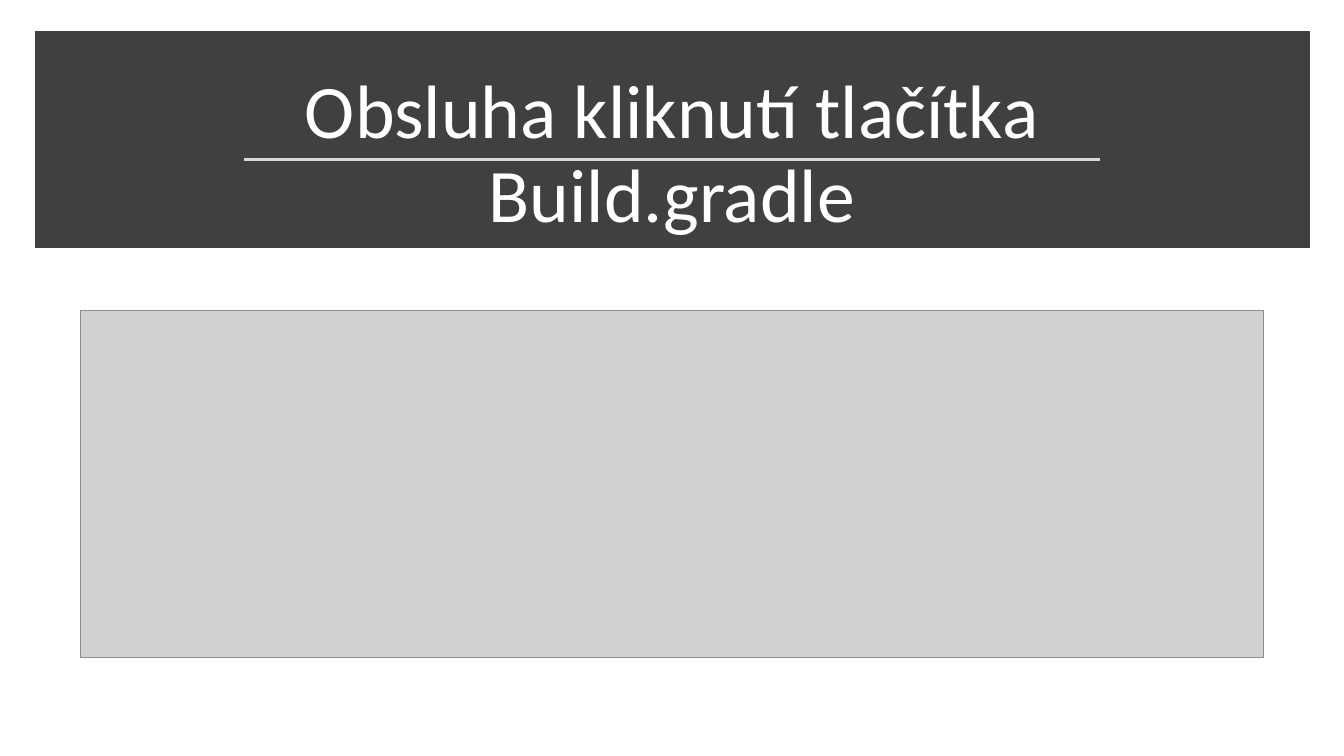
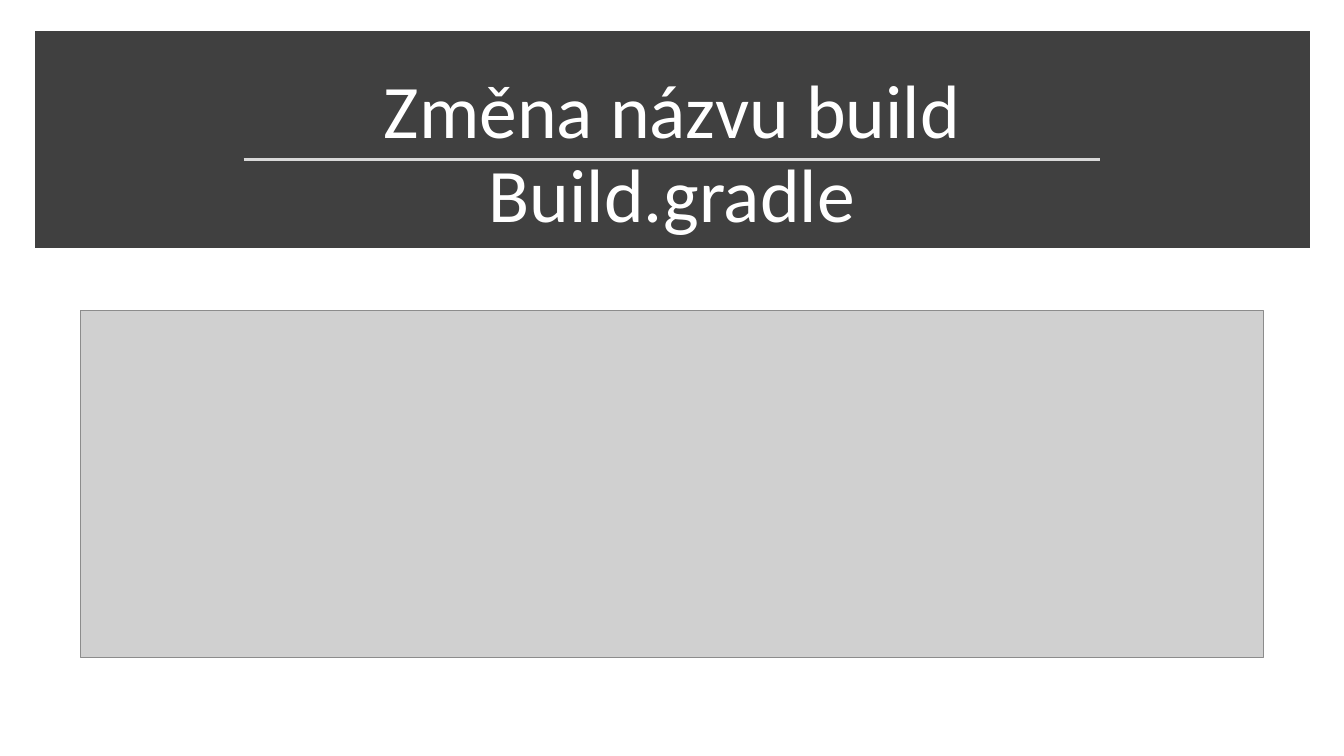
Before and after one commit to cink01/PMP, a slide deck: slide 3 of Prezentace_1.1.pptx. Drawn at 1344x756 pixels with LibreOffice and Linux fonts; fonts in the diff are those of the drawing; grey boxes stand for pictures. Boxes give left, top, right and bottom in pixels: in the first picture for what was removed or moved away, otherwise in the second. Text is boxed around its words. In the diff, an @@ line names an element or a change of style, - is before the commit and + after.

```diff
--- a/Prezentace_1.1.pptx
+++ b/Prezentace_1.1.pptx
@@ title at (384,85,960,139): text changed @@
-Obsluha kliknutí tlačítka
+Změna názvu build
```
Also in this commit, not shown: 2 other files.
